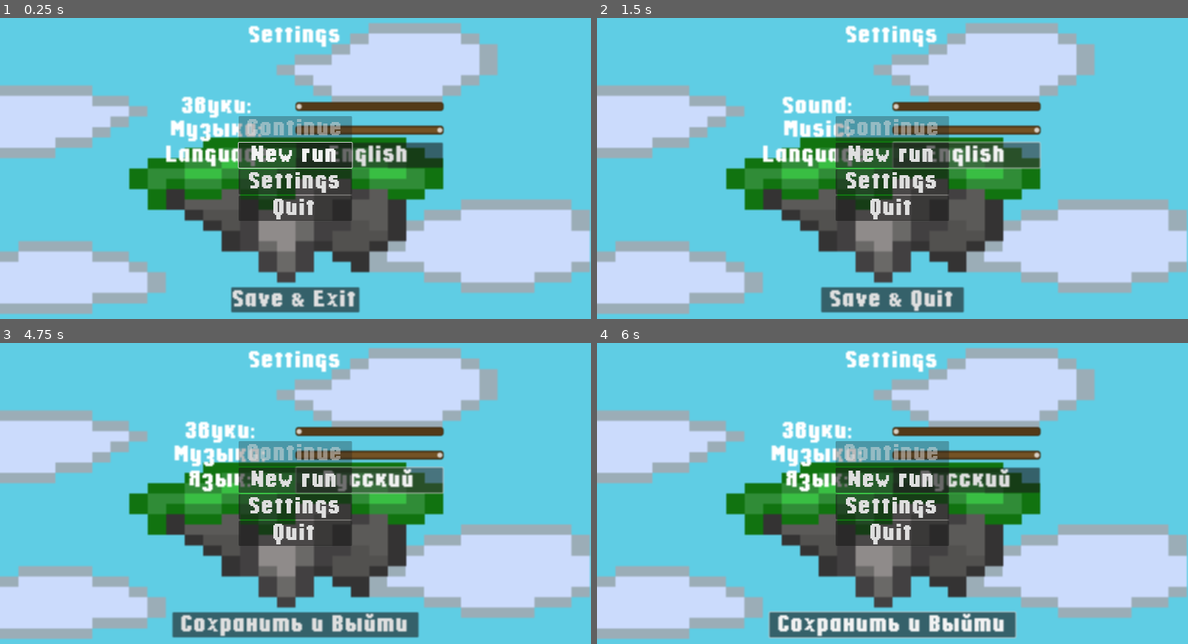
Above: before the commit, frames 1-4 (two rows, left to right).
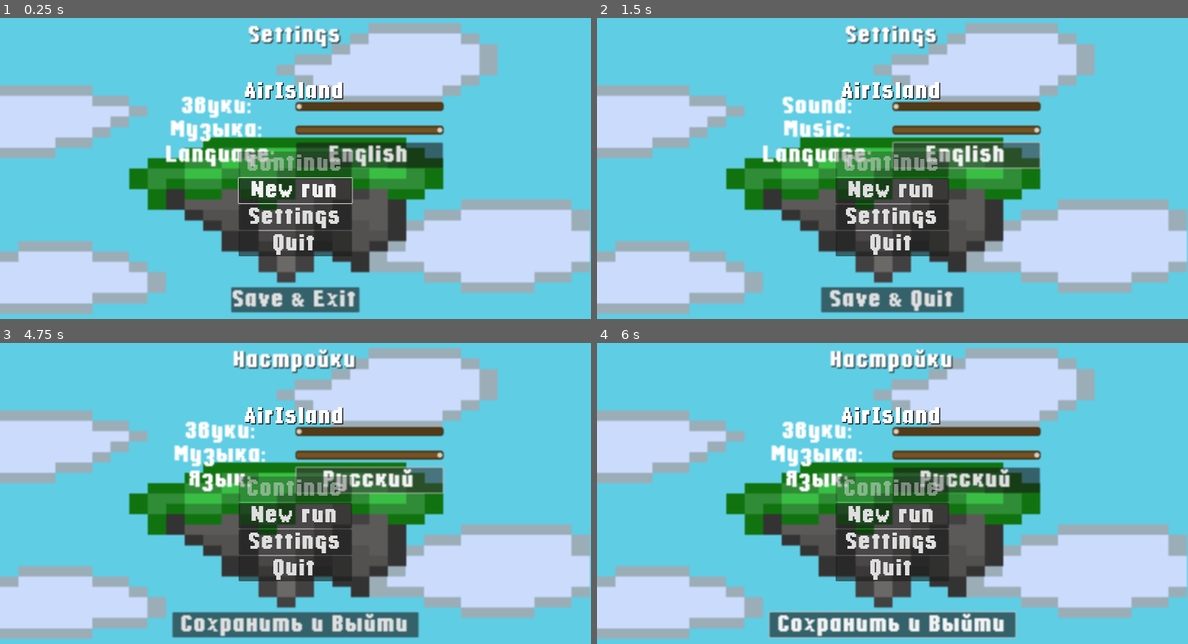
Above: after the commit, the same moments.

Repository: TiltAddictive/air-island
Game: Godot game, scene res://scenes/UI/settings_menu.tscn
Same seed, same stepped clock (60 frames per second), same inputs: the game is played once before the commit and once after it. This scene is started directly instead of the project's main scene.
Inputs (mouse positions are in pixels of both pictures, inside the frame that each line leads up to):
- Up to frame 1 (0.25 s): no input
- Up to frame 2 (1.5 s): click "English" at 0.5 s; click "Русский" at 1.25 s
- Up to frame 3 (4.75 s): click "New run" at 2 s; click "New run" at 2.75 s; click "Settings" at 3.5 s; tap Enter at 4.25 s; move the mouse to (425, 475) at 4.27 s; hold E (choose_right) from 4.28 s (still down); tap Space (attack) at 4.35 s; click (425, 475) at 4.42 s
- Up to frame 4 (6 s): tap Space (attack) at 5, 5.1 s; move the mouse to (774, 511) at 5.02 s; release E (choose_right) at 5.03 s; hold Down (ui_down) 5.03-5.78 s; move the mouse to (951, 421) at 5.77 s; hold E (choose_right) from 5.78 s (still down)

The runs differ from the first frame. In frame 1, 7.2% of the frame differs, in the area x 40-60%, y 2-80%; in frame 2, 7.3%; in frame 3, 7.9%, in the area x 39-61%, y 1-80%; in frame 4, 7.8%.
Error in both runs: Invalid assignment of property or key 'visible' with value of type 'bool' on a base object of type 'Nil'. (res://scripts/ui/settings_menu.gd:10)

Commit message:
Some prettifies (#13)

Diff:
--- a/scenes/UI/main_menu.tscn
+++ b/scenes/UI/main_menu.tscn
@@ -45,6 +45,29 @@
 
 [node name="VBoxContainer" type="VBoxContainer" parent="BlurLayer/CenterContainer"]
 layout_mode = 2
+
+[node name="Label" type="Label" parent="BlurLayer/CenterContainer/VBoxContainer"]
+layout_mode = 2
+theme_override_colors/font_shadow_color = Color(0, 0, 0, 1)
+theme_override_constants/shadow_offset_x = 2
+theme_override_constants/shadow_offset_y = 2
+theme_override_constants/shadow_outline_size = 2
+theme_override_fonts/font = ExtResource("2_s50l6")
+theme_override_font_sizes/font_size = 63
+text = "AirIsland"
+horizontal_alignment = 1
+
+[node name="Label2" type="Label" parent="BlurLayer/CenterContainer/VBoxContainer"]
+layout_mode = 2
+theme_override_fonts/font = ExtResource("2_s50l6")
+theme_override_font_sizes/font_size = 63
+horizontal_alignment = 1
+
+[node name="Label3" type="Label" parent="BlurLayer/CenterContainer/VBoxContainer"]
+layout_mode = 2
+theme_override_fonts/font = ExtResource("2_s50l6")
+theme_override_font_sizes/font_size = 63
+horizontal_alignment = 1
 
 [node name="ContinueRunButton" type="Button" parent="BlurLayer/CenterContainer/VBoxContainer"]
 layout_mode = 2
--- a/scenes/UI/settings_menu.tscn
+++ b/scenes/UI/settings_menu.tscn
@@ -50,6 +50,10 @@
 
 [node name="SettingsLabel" type="Label" parent="VBoxContainer"]
 layout_mode = 2
+theme_override_colors/font_shadow_color = Color(0, 0, 0, 1)
+theme_override_constants/shadow_offset_x = 2
+theme_override_constants/shadow_offset_y = 2
+theme_override_constants/shadow_outline_size = 2
 theme_override_fonts/font = ExtResource("2_vyq25")
 theme_override_font_sizes/font_size = 63
 text = "Settings"
--- a/scenes/enemies/bosses/fly_boss.tscn
+++ b/scenes/enemies/bosses/fly_boss.tscn
@@ -167,7 +167,7 @@
 bullet_scene = ExtResource("3_eg2sn")
 SATISFACTORY_DIRECTION_DISTANCE = 700.0
 RAYCAST_ATTEMPTS = 10
-MAX_HP = 1.0
+MAX_HP = 13.0
 SPEED = 200.0
 
 [node name="Wings" type="Node2D" parent="RotationalPart" index="0"]
--- a/scripts/technical/enemy_wave_manager.gd
+++ b/scripts/technical/enemy_wave_manager.gd
@@ -31,7 +31,7 @@
 @export var MIN_AVAILABLE_DISTANCE_TO_PLAYER: float = 60
 
 @onready var generating_opponents_delay_timer: Timer = $GeneratingOpponentsDelayTimer
-var generating_opponents_delay_time: float = 2
+var generating_opponents_delay_time: float = 4
 
 func _ready() -> void:
 	pass
--- a/scripts/ui/settings_menu.gd
+++ b/scripts/ui/settings_menu.gd
@@ -15,6 +15,7 @@
 
 
 func set_locales():
+	$VBoxContainer/SettingsLabel.text = tr("settings_button_text")
 	$VBoxContainer/GridContainer/SoundLabel.text = tr("sounds_volume")
 	$VBoxContainer/GridContainer/MusicLabel.text = tr("music_volume")
 	$VBoxContainer/GridContainer/LanguageLabel.text = tr("language")
